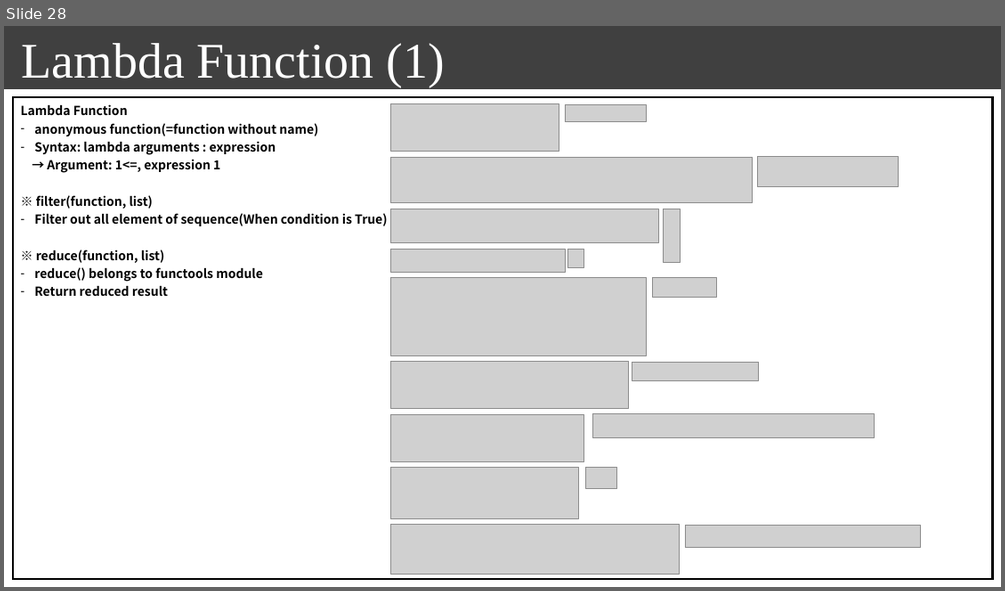
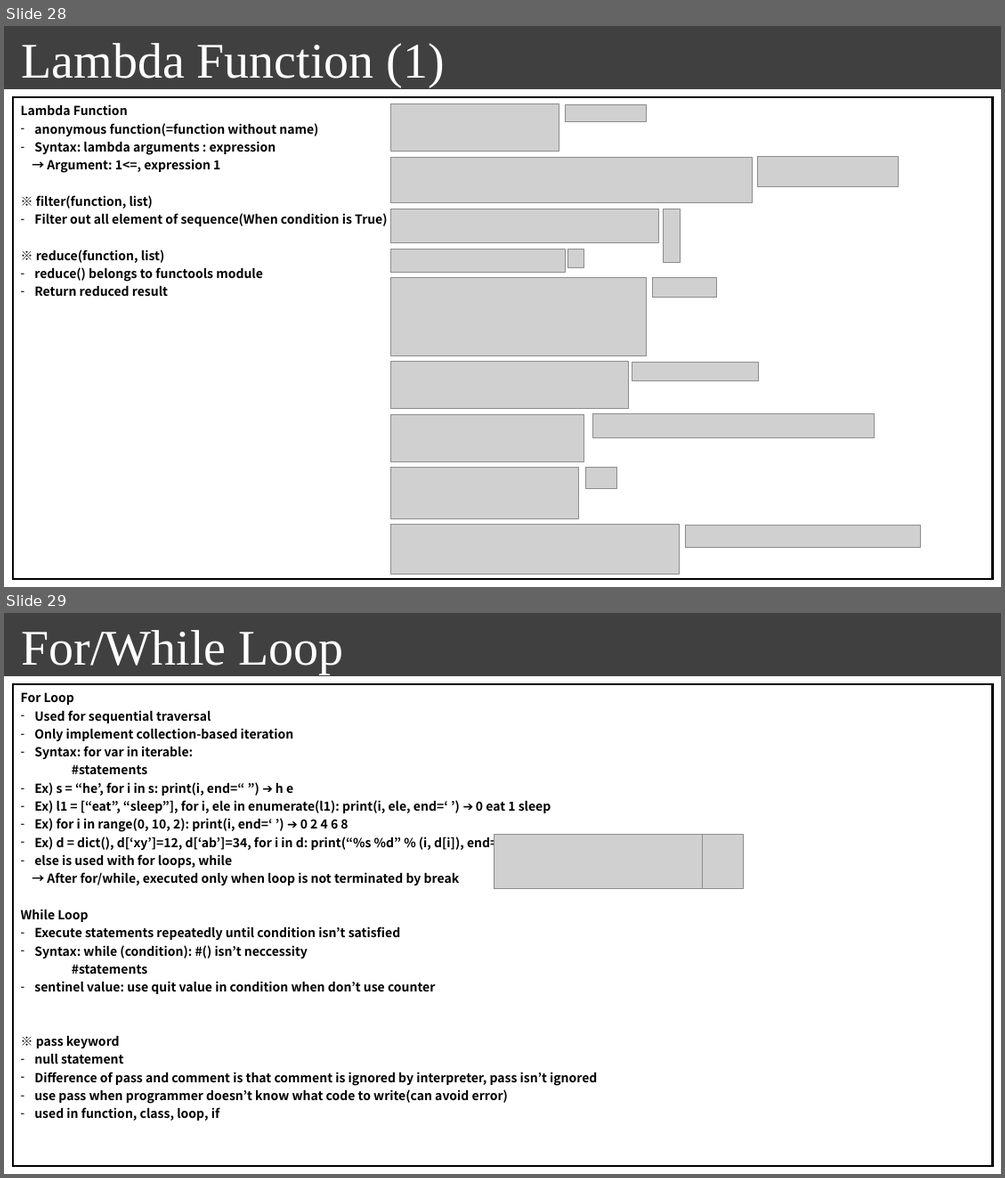
Before and after one commit to seonghokim/Study, a slide deck: Study Material/[ENG] everything in python.pptx. Shown one above the other, each under a label of ours: slide 28 before the commit, slides 28 and 29 after it. The pictures are 1005x591 and 1005x1178 pixels, drawn with LibreOffice and Linux fonts; fonts in the diff are those of the drawing; grey boxes stand for pictures; background and template pictures are left out. Boxes give left, top, right and bottom in pixels: in the first picture for what was removed or moved away, otherwise in the second. Text is boxed around its words. In the diff, an @@ line names an element or a change of style, - is before the commit and + after.

```diff
--- a/Study Material/[ENG] everything in python.pptx
+++ b/Study Material/[ENG] everything in python.pptx
@@ slide 29 added at (x1=4, y1=613, x2=1001, y2=1174), background #FFFFFF; not listed: 1 template element that a slide beside it also shows @@
@@ text added at (x1=22, y1=630, x2=343, y2=674), 48 pt, text #FFFFFF @@
+For/While Loop
@@ table added at (x1=13, y1=685, x2=993, y2=1166), 1 rows, 1 columns @@
+For Loop / Used for sequential traversal / Only implement collection-based iteration / Syntax: for var in iterable: / #statements / Ex) s = “he’, for i in s: print(i, end=“ ”) ➔ h e / Ex) l1 = [“eat”, “sleep”], for i, ele in enumerate(l1): print(i, ele, end=‘ ’) ➔ 0 eat 1 sleep / Ex) for i in range(0, 10, 2): print(i, end=‘ ’) ➔ 0 2 4 6 8 / Ex) d = dict(), d[‘xy’]=12, d[‘ab’]=34, for i in d: print(“%s %d” % (i, d[i]), end=‘ ’ ) ➔ xy 12 ab 34 / else is used with for loops, while / → After for/while, executed only when loop is not terminated by break / While Loop / Execute statements repeatedly until condition isn’t satisfied / Syntax: while (condition): #() isn’t neccessity / #statements / sentinel value: use quit value in condition when don’t use counter / ※ pass keyword / null statement / Difference of pass and comment is that comment is ignored by interpreter, pass isn’t ignored / use pass when programmer doesn’t know what code to write(can avoid error) / used in function, class, loop, if
@@ picture added at (x1=494, y1=835, x2=703, y2=889) @@
@@ picture added at (x1=703, y1=835, x2=744, y2=889) @@
```
Also in this commit, not shown: 2 slides changed, 8 other slides added, 1 other file.
